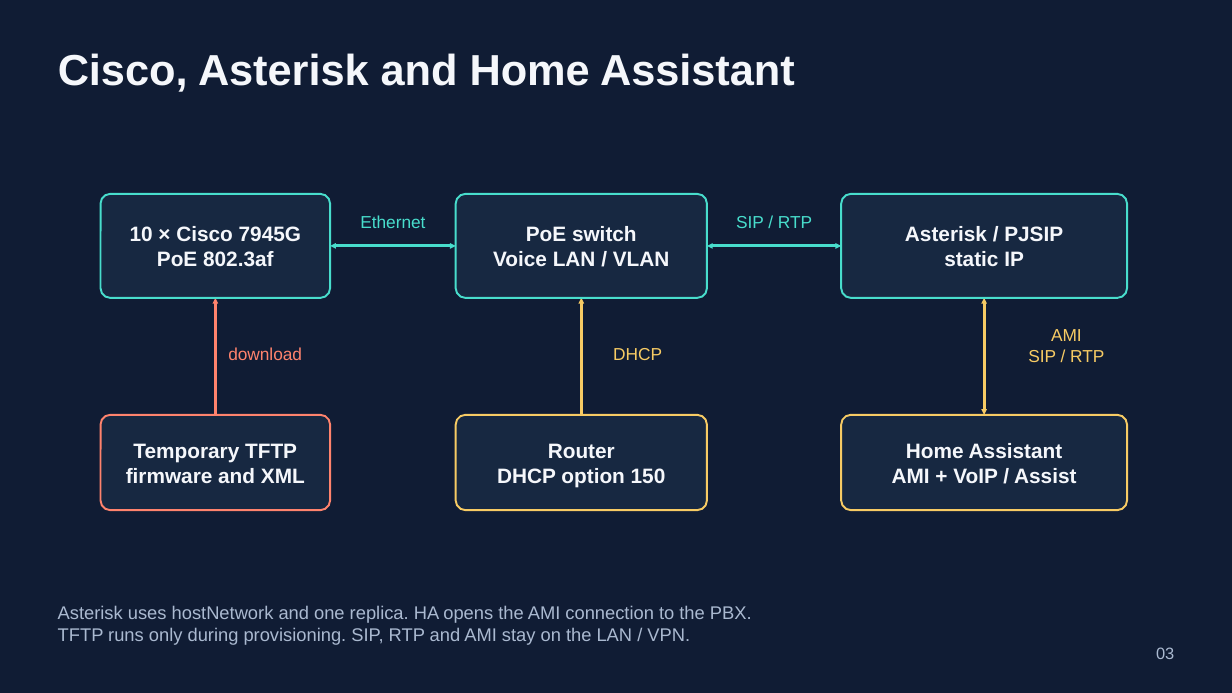
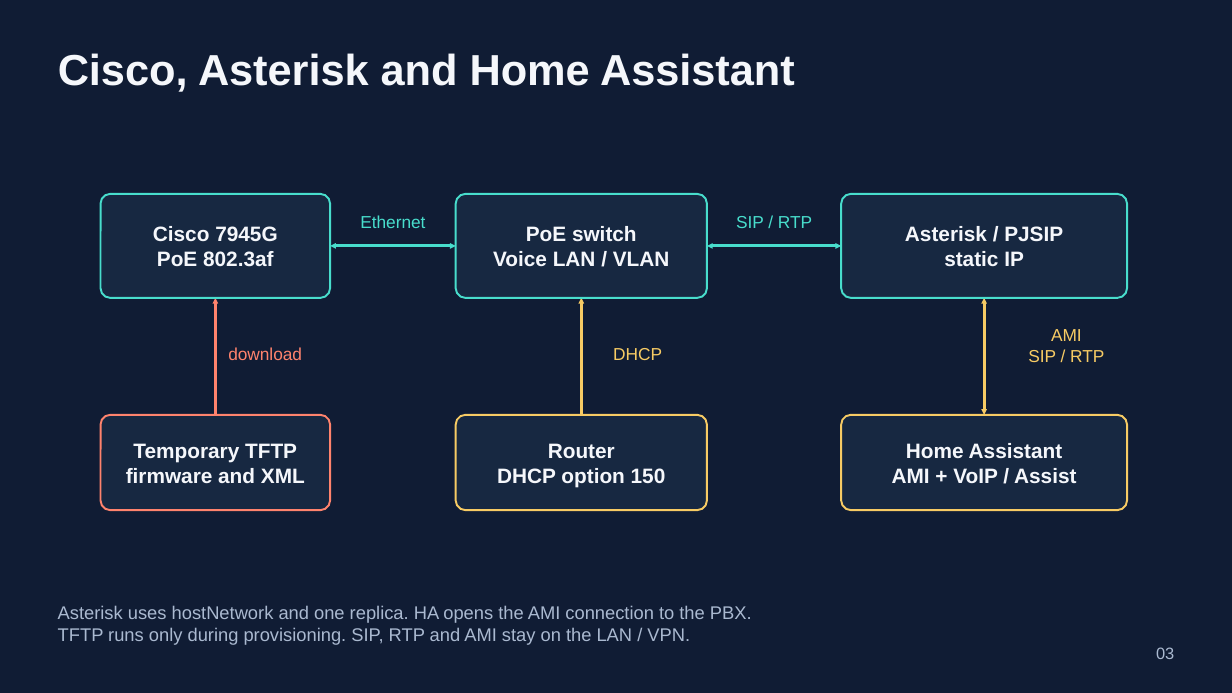
Before and after one commit to 4alvit/cisco-home-telephony, a slide deck: slide 3 of docs/slides/cisco-home-telephony.pptx. Drawn at 1232x693 pixels with LibreOffice and Linux fonts; fonts in the diff are those of the drawing. Boxes give left, top, right and bottom in pixels: in the first picture for what was removed or moved away, otherwise in the second. Text is boxed around its words. In the diff, an @@ line names an element or a change of style, - is before the commit and + after.

```diff
--- a/docs/slides/cisco-home-telephony.pptx
+++ b/docs/slides/cisco-home-telephony.pptx
@@ text in rounded rectangle at (153, 226, 277, 241): text changed @@
-10 × Cisco 7945G
+Cisco 7945G
```
Also in this commit, not shown: 3 other slides changed, 2 slides added, 1 slide removed, 32 other files.
